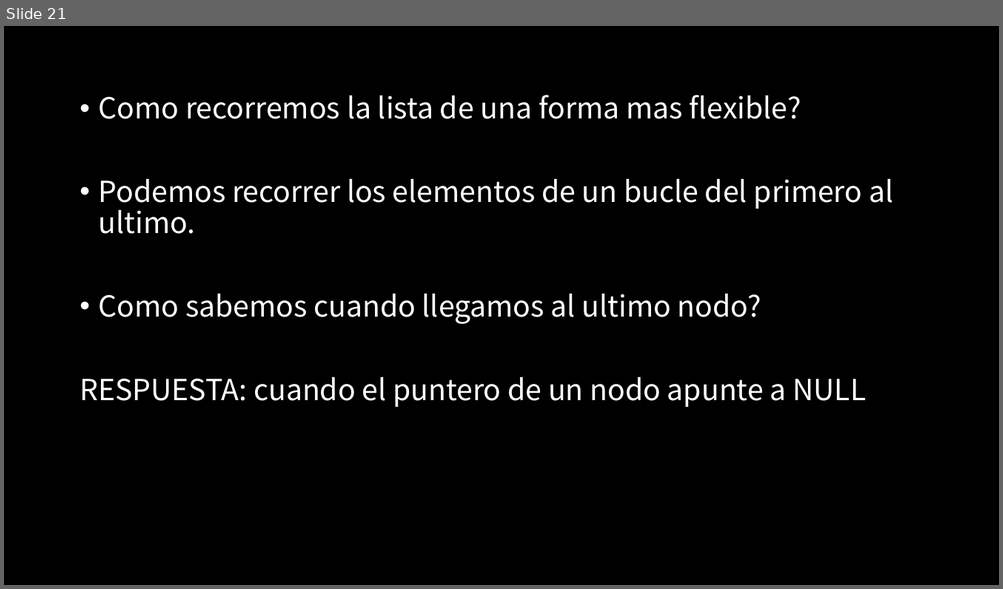
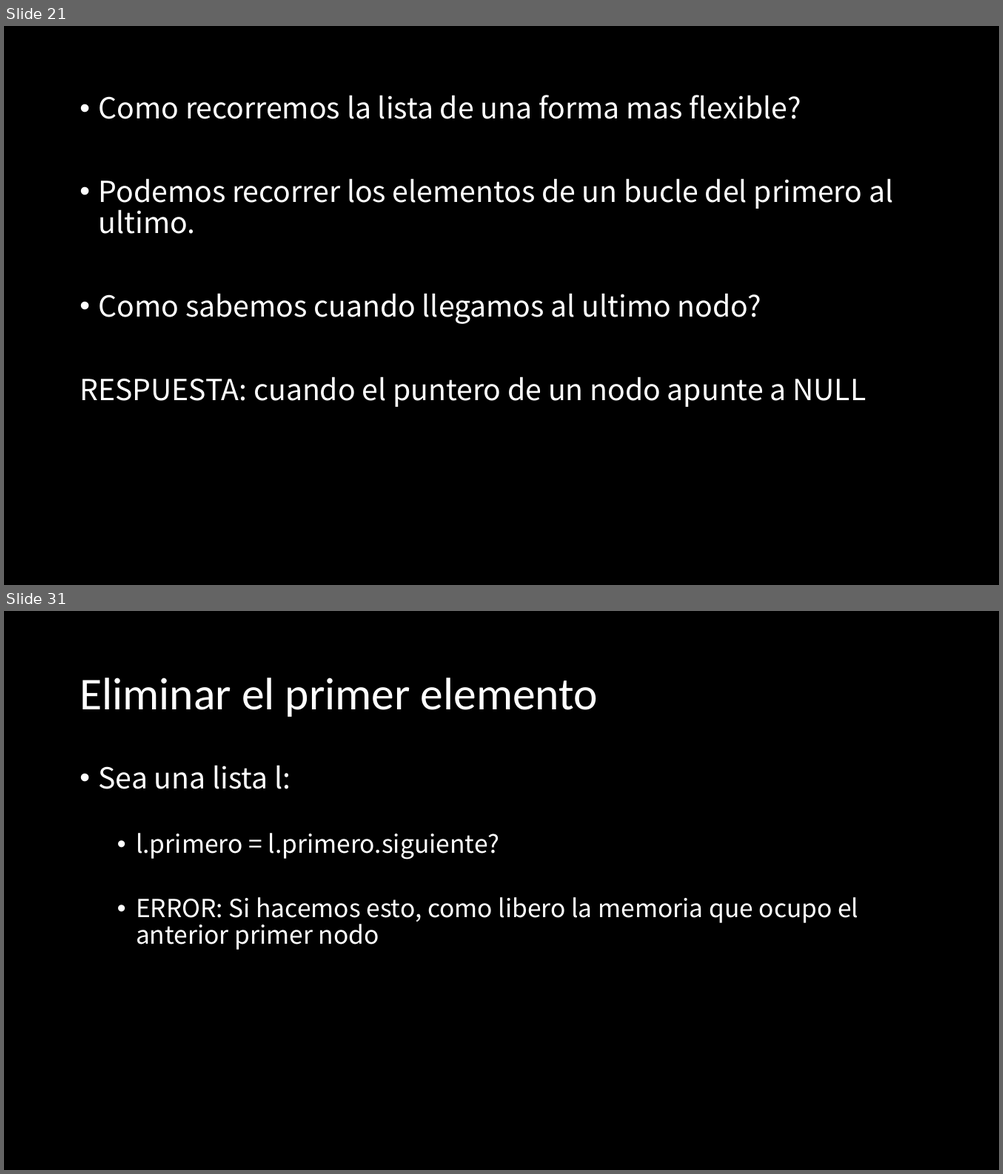
Before and after one commit to jcontrolresearch/DataStructure, a slide deck: Documents/Slides/Chapter_1-LinkedList/[1]Estructura de datos-Listas_enlazadas_intro.pptx. Shown one above the other, each under a label of ours: slide 21 before the commit, slides 21 and 31 after it; the slides between them are not shown. The pictures are 1003x589 and 1003x1174 pixels, drawn with LibreOffice and Linux fonts; fonts in the diff are those of the drawing. Boxes give left, top, right and bottom in pixels: in the first picture for what was removed or moved away, otherwise in the second. Text is boxed around its words. In the diff, an @@ line names an element or a change of style, - is before the commit and + after.

```diff
--- a/Documents/Slides/Chapter_1-LinkedList/[1]Estructura de datos-Listas_enlazadas_intro.pptx
+++ b/Documents/Slides/Chapter_1-LinkedList/[1]Estructura de datos-Listas_enlazadas_intro.pptx
@@ slide 31 added at [4, 611, 999, 1170], background #000000 @@
@@ title added at [79, 678, 597, 717], 44 pt, text #FFFFFF @@
+Eliminar el primer elemento
@@ text added at [99, 765, 858, 950], 24 pt, text #FFFFFF @@
+• Sea una lista l:
+  • l.primero = l.primero.siguiente?
+  • ERROR: Si hacemos esto, como libero la memoria que ocupo el anterior primer nodo
```
Also in this commit, not shown: 15 other slides added, 5 other files.
